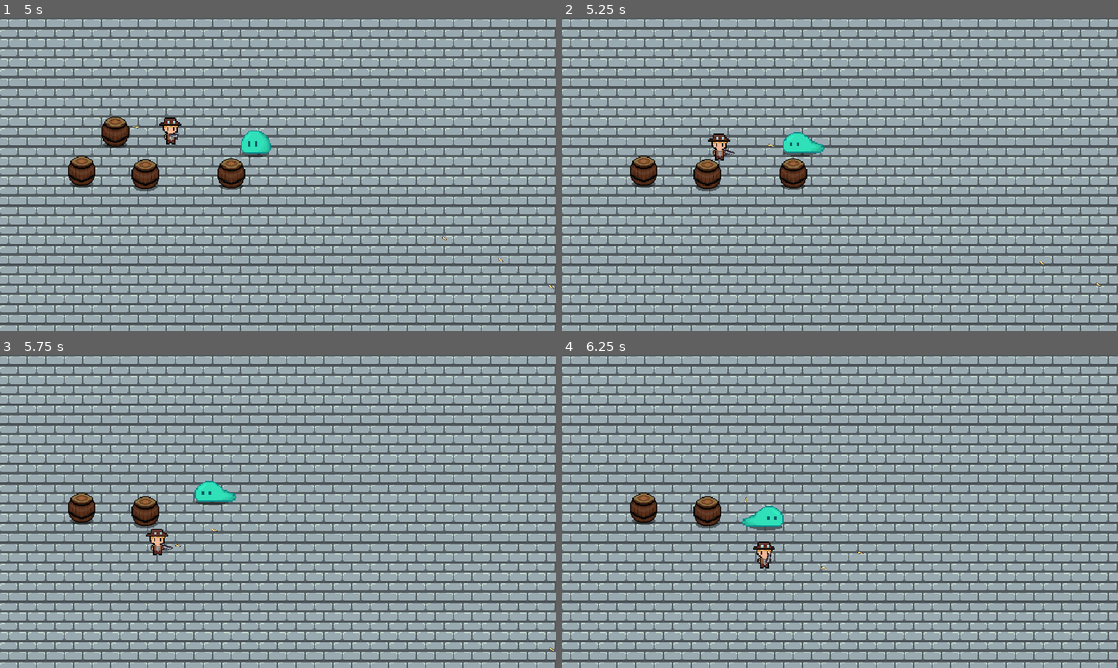
Above: before the commit, frames 1-4 (two rows, left to right).
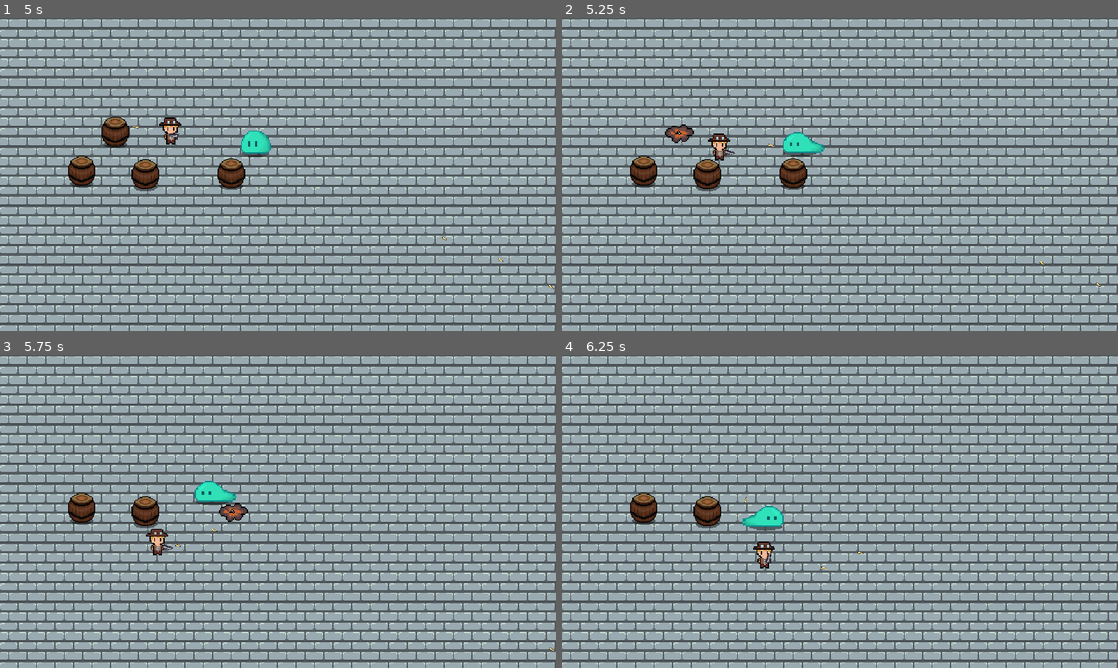
Above: after the commit, the same moments.

Repository: WAIWAI-PARTY/Life-after-people
Game: Godot game, scene res://World.tscn
Two runs of this game, one before a commit and one after it. Both use one fixed random seed, a clock stepped at 60 frames per second and the inputs below.
Inputs (mouse positions are in pixels of both pictures, inside the frame that each line leads up to):
- Up to frame 1 (5 s): move the mouse to (400, 158) at 0.52 s; press the mouse at (400, 158) at 0.53 s; hold D (ui_right) 0.53-1.28 s; move the mouse to (166, 190) at 1.27 s; release the mouse at (166, 190) at 1.28 s; hold S (ui_down) 1.28-2.03 s; click (166, 190) at 1.35 s; move the mouse to (333, 105) at 2.02 s; press the mouse at (333, 105) at 2.03 s; hold D (ui_right) 2.03-2.78 s; move the mouse to (250, 237) at 2.77 s; release the mouse at (250, 237) at 2.78 s; hold W (ui_up) 2.78-3.53 s; click (250, 237) at 2.85 s; move the mouse to (444, 221) at 3.52 s; press the mouse at (444, 221) at 3.53 s; hold A (ui_left) from 3.53 s (still down); move the mouse to (111, 127) at 4.27 s; release the mouse at (111, 127) at 4.28 s; click (111, 127) at 4.35 s
- Up to frame 2 (5.25 s): move the mouse to (867, 174) at 5.02 s; release A (ui_left) at 5.03 s; press the mouse at (867, 174) at 5.03 s; hold S (ui_down) from 5.03 s (still down)
- Up to frame 3 (5.75 s): keep holding S (ui_down)
- Up to frame 4 (6.25 s): move the mouse to (756, 433) at 5.77 s; release S (ui_down) at 5.78 s; release the mouse at (756, 433) at 5.78 s; hold D (ui_right) from 5.78 s (still down); click (756, 433) at 5.85 s

Frame 1 is identical in both runs. In frame 2, 0.2% of the frame differs, in the area x 18-24%, y 34-40%; in frame 3, 0.2%, in the area x 39-45%, y 47-54%; in frame 4, nothing differs.

Commit message:
explosion done

Diff:
--- /dev/null
+++ b/Effect/Effect.gd
@@ -0,0 +1,4 @@
+extends AnimatedSprite
+func _ready():
+	connect("animation_finished", self, "queue_free")
+	play("anim")
--- /dev/null
+++ b/Effect/Explosion_Effect.tscn
@@ -0,0 +1,59 @@
+[gd_scene load_steps=14 format=2]
+
+[ext_resource path="res://Effect/Effect.gd" type="Script" id=1]
+[ext_resource path="res://imports/EnemyDeathEffect.png" type="Texture" id=2]
+
+[sub_resource type="AtlasTexture" id=1]
+atlas = ExtResource( 2 )
+region = Rect2( 0, 0, 32, 32 )
+
+[sub_resource type="AtlasTexture" id=2]
+atlas = ExtResource( 2 )
+region = Rect2( 32, 0, 32, 32 )
+
+[sub_resource type="AtlasTexture" id=3]
+atlas = ExtResource( 2 )
+region = Rect2( 64, 0, 32, 32 )
+
+[sub_resource type="AtlasTexture" id=4]
+atlas = ExtResource( 2 )
+region = Rect2( 96, 0, 32, 32 )
+
+[sub_resource type="AtlasTexture" id=5]
+atlas = ExtResource( 2 )
+region = Rect2( 128, 0, 32, 32 )
+
+[sub_resource type="AtlasTexture" id=6]
+atlas = ExtResource( 2 )
+region = Rect2( 160, 0, 32, 32 )
+
+[sub_resource type="AtlasTexture" id=7]
+atlas = ExtResource( 2 )
+region = Rect2( 192, 0, 32, 32 )
+
+[sub_resource type="AtlasTexture" id=8]
+atlas = ExtResource( 2 )
+region = Rect2( 224, 0, 32, 32 )
+
+[sub_resource type="AtlasTexture" id=9]
+atlas = ExtResource( 2 )
+region = Rect2( 256, 0, 32, 32 )
+
+[sub_resource type="AtlasTexture" id=10]
+atlas = ExtResource( 2 )
+region = Rect2( 288, 0, 32, 32 )
+
+[sub_resource type="SpriteFrames" id=11]
+animations = [ {
+"frames": [ SubResource( 1 ), SubResource( 2 ), SubResource( 3 ), SubResource( 4 ), SubResource( 5 ), SubResource( 6 ), SubResource( 7 ), SubResource( 8 ), SubResource( 9 ), SubResource( 10 ) ],
+"loop": true,
+"name": "anim",
+"speed": 12.0
+} ]
+
+[node name="Explosion_Effect" type="AnimatedSprite"]
+frames = SubResource( 11 )
+animation = "anim"
+frame = 3
+playing = true
+script = ExtResource( 1 )
--- a/Enemy/Enemy.gd
+++ b/Enemy/Enemy.gd
@@ -5,6 +5,7 @@
 export(int) var aclt = 300
 export(int) var max_speed = 50
 export(int) var frict = 200
+const deathEffect = preload("res://Effect/Explosion_Effect.tscn")
 enum {
 	idle,
 	wander,
@@ -41,3 +42,6 @@
 
 func _on_Stats_no_health():
 	queue_free()
+	var edf = deathEffect.instance()
+	get_parent().add_child(edf)
+	edf.global_position = global_position
--- a/World/Barrel.gd
+++ b/World/Barrel.gd
@@ -1,5 +1,8 @@
 extends KinematicBody2D
-
+var explosion = preload("res://Effect/Explosion_Effect.tscn")
 
 func _on_hurtbox_area_entered(area):
+	var edf = explosion.instance()
+	get_parent().add_child(edf)
+	edf.global_position = global_position
 	queue_free()
Binary file added: imports/EnemyDeathEffect.png
Not shown, added: imports/EnemyDeathEffect.png.import
